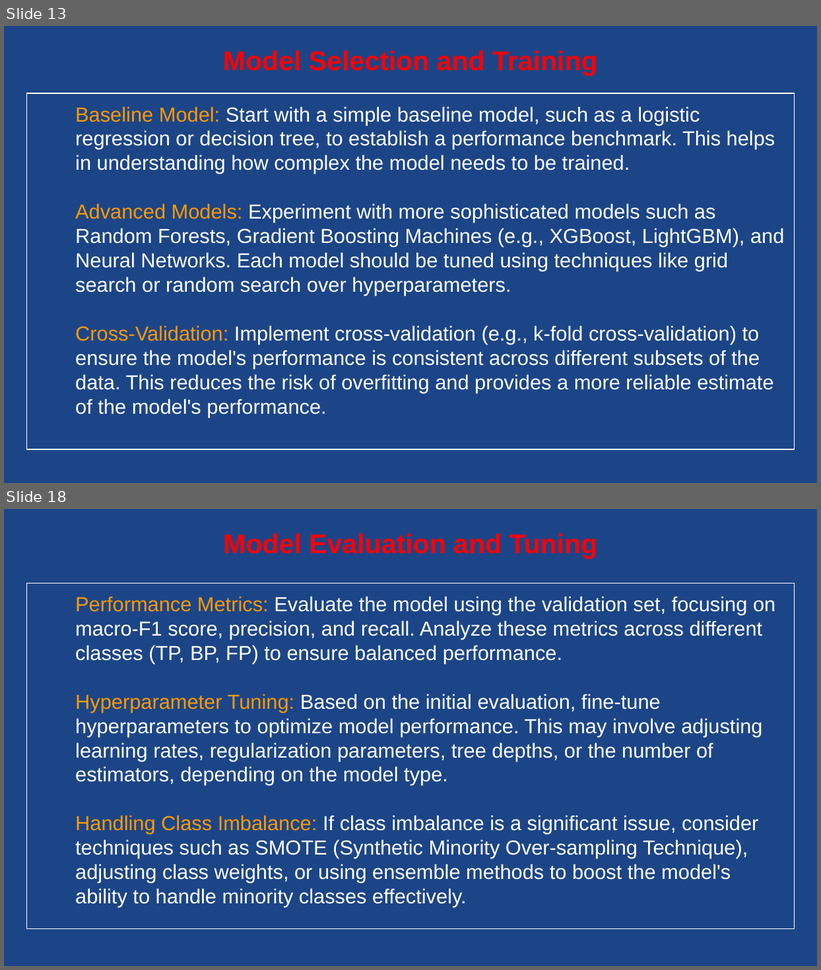
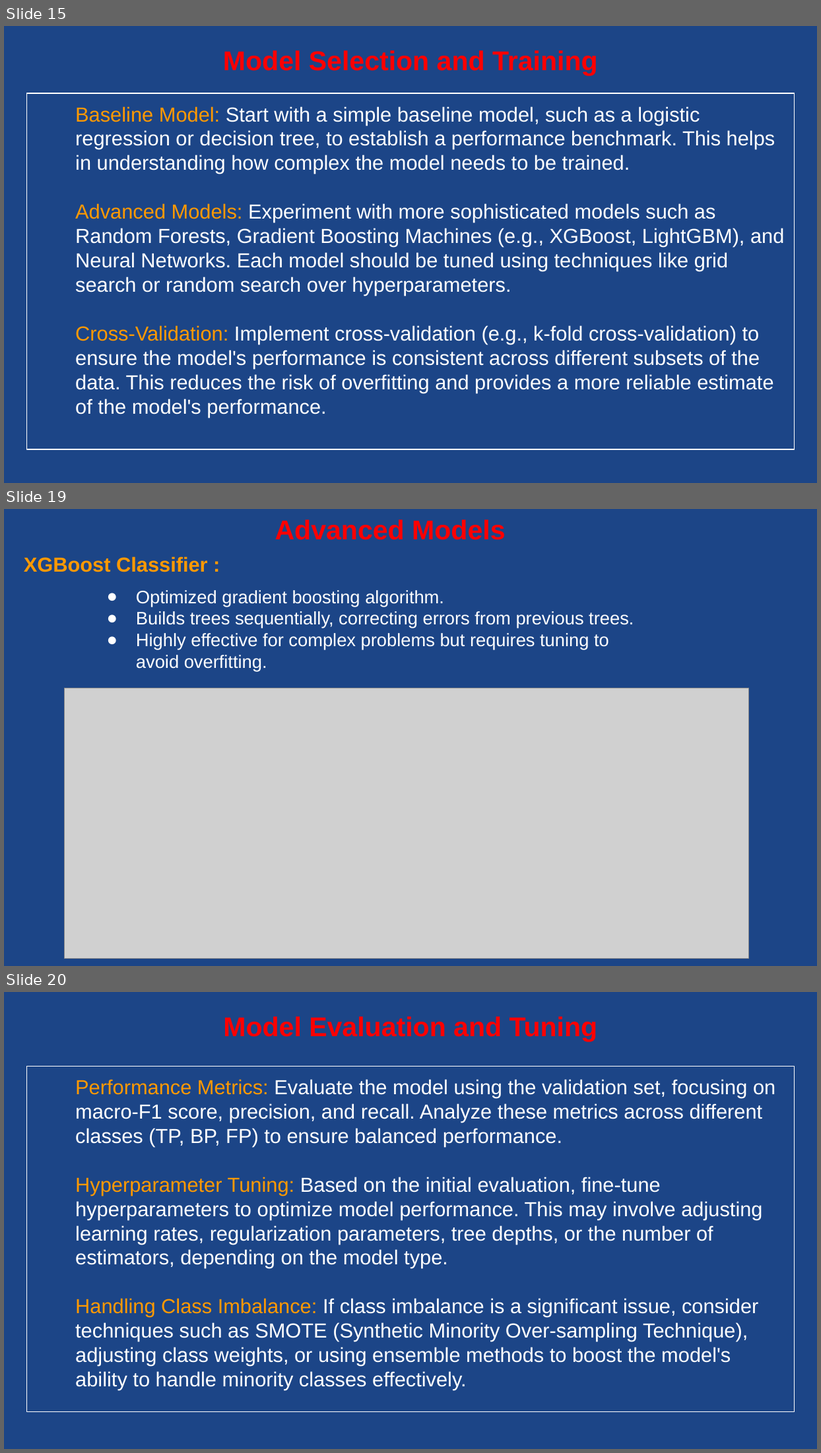
Before and after one commit to Gengatharan1/Gengatharan1-ds_microsoft_cybersecurity_analysis, a slide deck: Microsoft Cybersecurity Incident.pptx. Shown one above the other, each under a label of ours: slides 13 and 18 before the commit, slides 15, 19 and 20 after it; the slides between them are not shown. The pictures are 821x970 and 821x1453 pixels, drawn with LibreOffice and Linux fonts; fonts in the diff are those of the drawing; grey boxes stand for pictures. Boxes give left, top, right and bottom in pixels: in the first picture for what was removed or moved away, otherwise in the second. Text is boxed around its words. In the diff, an @@ line names an element or a change of style, - is before the commit and + after.

```diff
--- a/Microsoft Cybersecurity Incident.pptx
+++ b/Microsoft Cybersecurity Incident.pptx
@@ slide 19 added at [4, 509, 817, 966], background #1C4587 @@
@@ text added at [275, 520, 505, 540], 24 pt, text #FF0000, bold @@
+Advanced Models
@@ title added at [24, 557, 208, 572], 18 pt, text #FF9900, bold @@
+XGBoost Classifier :
@@ text added at [136, 590, 634, 672], 16 pt, text #FFFFFF @@
+● Optimized gradient boosting algorithm.
+● Builds trees sequentially, correcting errors from previous trees.
+● Highly effective for complex problems but requires tuning to avoid overfitting.
@@ picture added at [64, 688, 749, 958] @@
@@ what was slide 13 is now slide 15 @@
@@ what was slide 18 is now slide 20 @@
```
Also in this commit, not shown: 3 slides changed, 5 other slides added, 4 slides removed, 3 other files.
